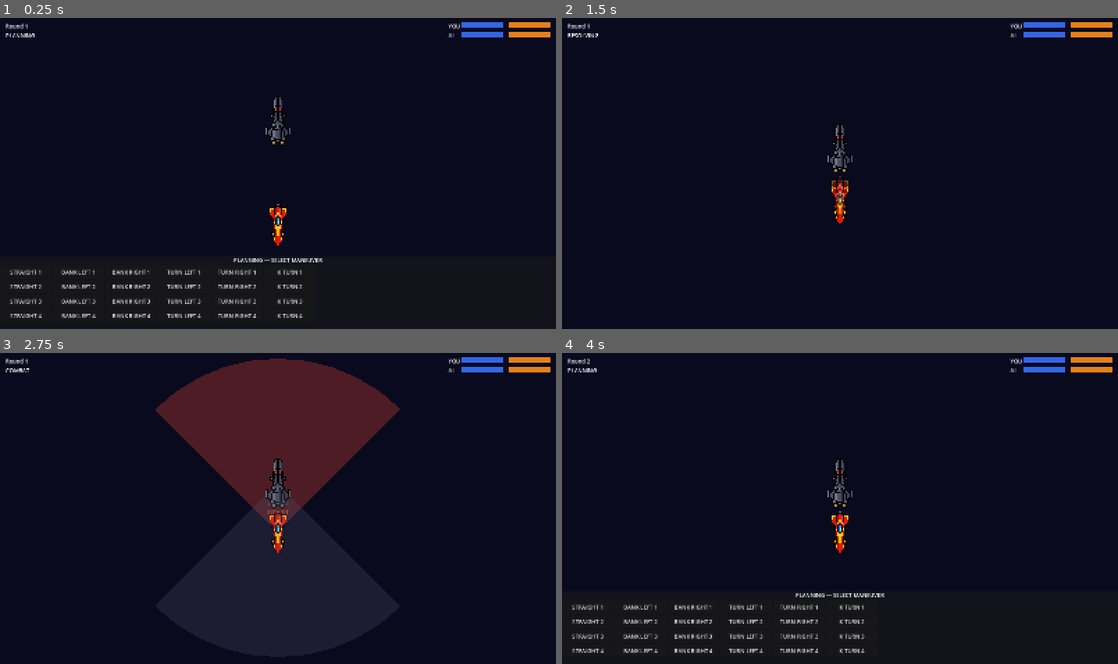
Above: before the commit, frames 1-4 (two rows, left to right).
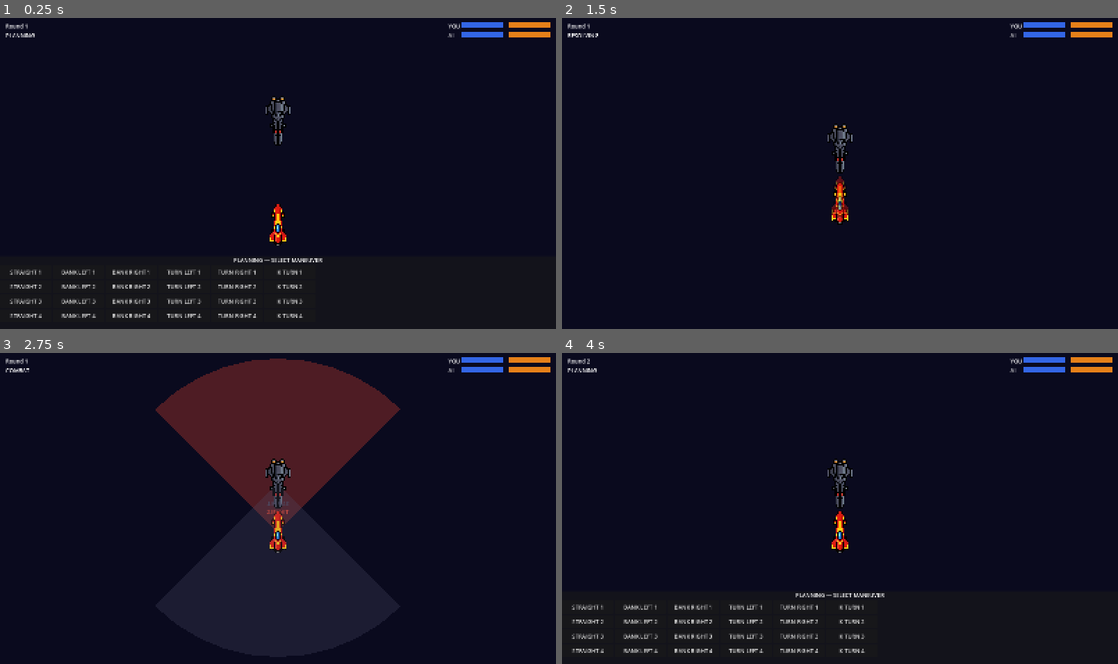
Above: after the commit, the same moments.

Repository: kavemankai/JaggedBuild
Game: Godot game, scene res://scenes/Main.tscn
Two runs of this game, one before a commit and one after it. Both use one fixed random seed, a clock stepped at 60 frames per second and the inputs below.
Inputs (mouse positions are in pixels of both pictures, inside the frame that each line leads up to):
- Up to frame 1 (0.25 s): no input
- Up to frame 2 (1.5 s): click "STRAIGHT 1" at 0.5 s; move the mouse to (962, 157) at 1.27 s
- Up to frame 3 (2.75 s): tap Enter at 2 s; move the mouse to (166, 524) at 2.02 s
- Up to frame 4 (4 s): tap Space at 2.75 s; move the mouse to (895, 440) at 2.77 s; move the mouse to (812, 570) at 3.52 s

The runs differ from the first frame. In frame 1, 0.7% of the frame differs, in the area x 47-53%, y 25-74%; in frame 2, 0.7%, in the area x 47-53%, y 33-67%; in frame 3, 0.7%; in frame 4, 0.7%.

Commit message:
fix: correct sprite rotation offset to -90 (sprites face right not left)
GDD stated sprites face left, but art actually faces right.
rotation_degrees = +90 was rotating ships to face down.
Changed to -90 (CCW) so right-facing art points up at rotation=0.
Ghost ship offset updated to match.

Co-Authored-By: Claude Sonnet 4.6 <noreply@anthropic.com>

Diff:
--- a/scenes/GhostShip.tscn
+++ b/scenes/GhostShip.tscn
@@ -10,7 +10,7 @@
 [node name="GhostBody" type="Sprite2D" parent="."]
 modulate = Color(1, 1, 1, 0.4)
 texture = ExtResource("2")
-rotation_degrees = 90.0
+rotation_degrees = -90.0
 scale = Vector2(3, 3)
 texture_filter = 1
 
--- a/scenes/Ship.tscn
+++ b/scenes/Ship.tscn
@@ -8,7 +8,7 @@
 
 [node name="Body" type="Sprite2D" parent="."]
 texture = ExtResource("2")
-rotation_degrees = 90.0
+rotation_degrees = -90.0
 scale = Vector2(3, 3)
 texture_filter = 1
 
--- a/scripts/GhostShip.gd
+++ b/scripts/GhostShip.gd
@@ -13,7 +13,7 @@
 
 	var end_state: Dictionary = ManeuverSystem.compute_end_state(ship_pos, ship_rot, maneuver)
 	ghost_body.global_position = end_state["position"]
-	ghost_body.rotation = end_state["rotation"] + deg_to_rad(90.0)
+	ghost_body.rotation = end_state["rotation"] + deg_to_rad(-90.0)
 
 	arc_line.default_color = Color(accent.r, accent.g, accent.b, 0.6)
 
